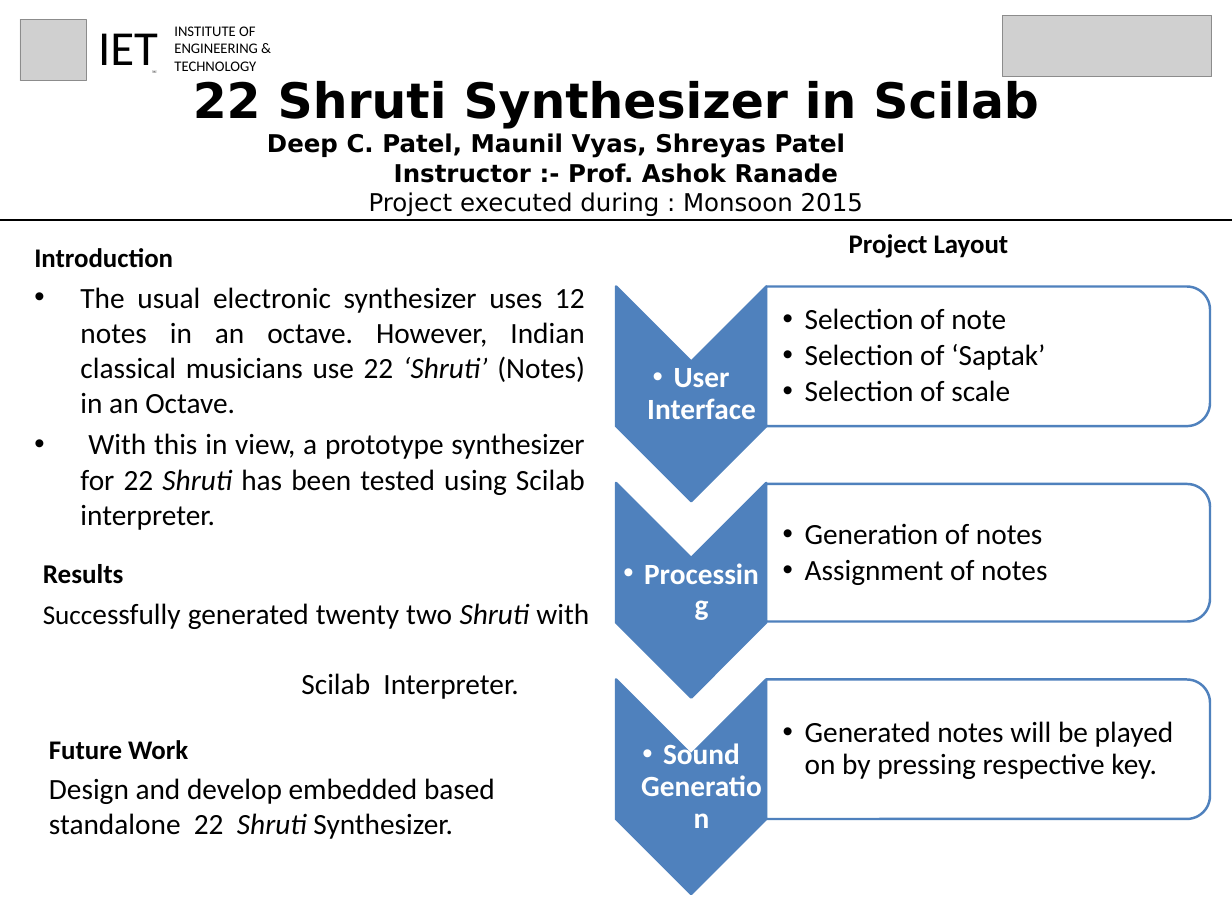
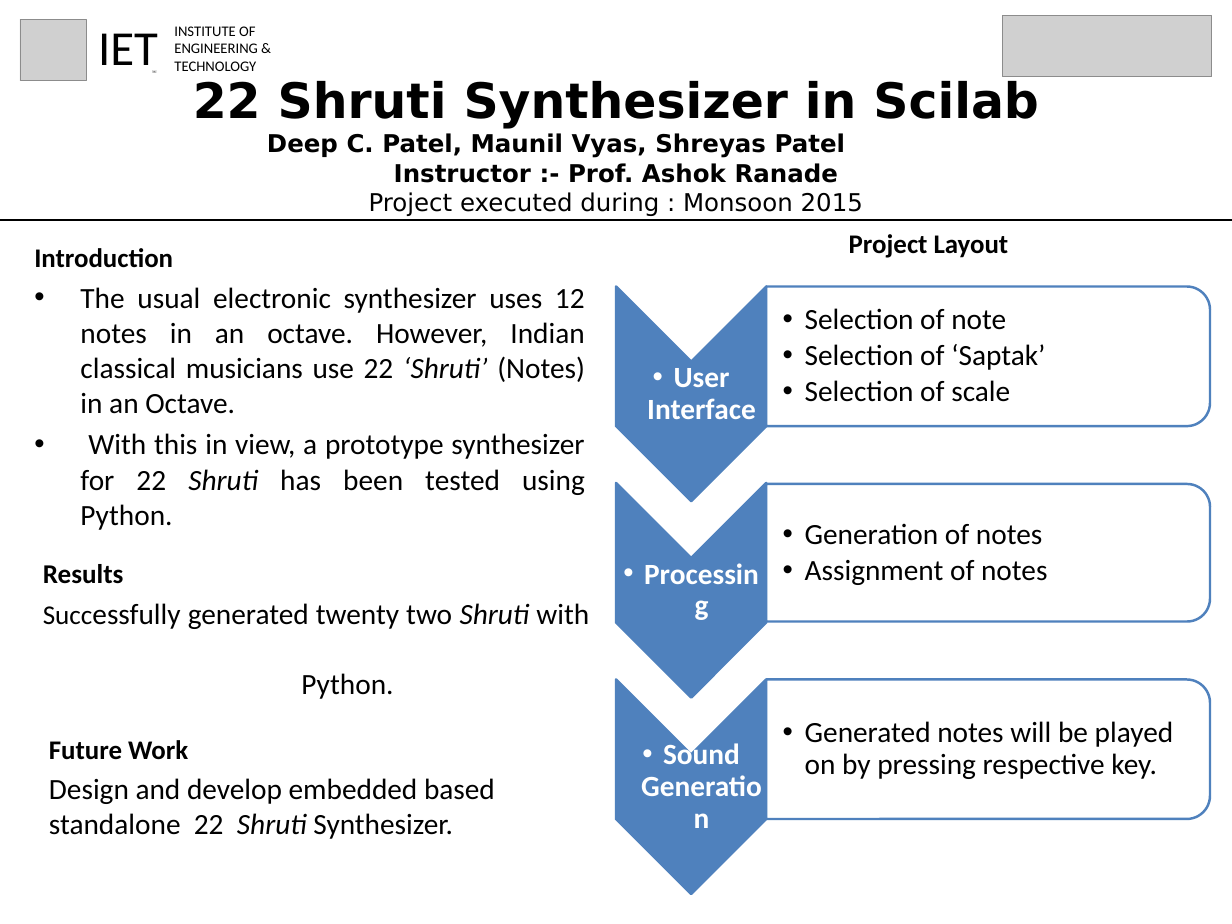
Before and after one commit to deepcpatel/Undergraduate_Projects, a slide deck: slide 1 of 22_Shruti_Synthesizer/Documents/Shruti 22 Synthesiser.pptx. Drawn at 1232x924 pixels with LibreOffice and Linux fonts; fonts in the diff are those of the drawing; grey boxes stand for pictures; background and template pictures are left out. Boxes give left, top, right and bottom in pixels: in the first picture for what was removed or moved away, otherwise in the second. Text is boxed around its words. In the diff, an @@ line names an element or a change of style, - is before the commit and + after.

Commit message:
Changed Title to Report and some changes in the PPT

```diff
--- a/22_Shruti_Synthesizer/Documents/Shruti 22 Synthesiser.pptx
+++ b/22_Shruti_Synthesizer/Documents/Shruti 22 Synthesiser.pptx
@@ text at (80,433,585,530): text changed @@
-• With this in view, a prototype synthesizer for 22 Shruti has been tested using Scilab interpreter.
+• With this in view, a prototype synthesizer for 22 Shruti has been tested using Python.
@@ text at (188,603,589,699): text changed @@
-Successfully generated twenty two Shruti with Scilab Interpreter.
+Successfully generated twenty two Shruti with Python.
```
Also in this commit, not shown: 1 other file.
